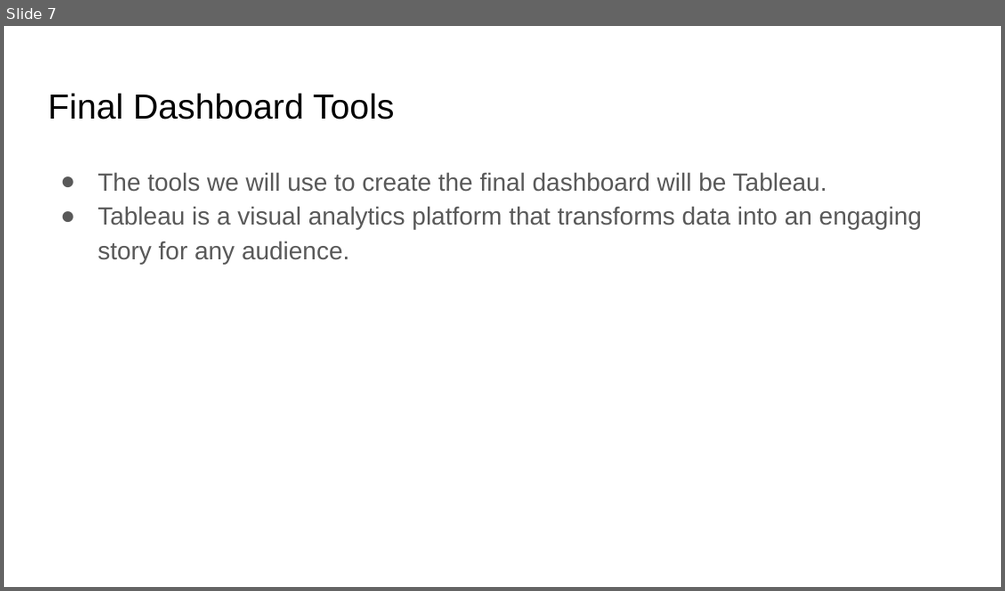
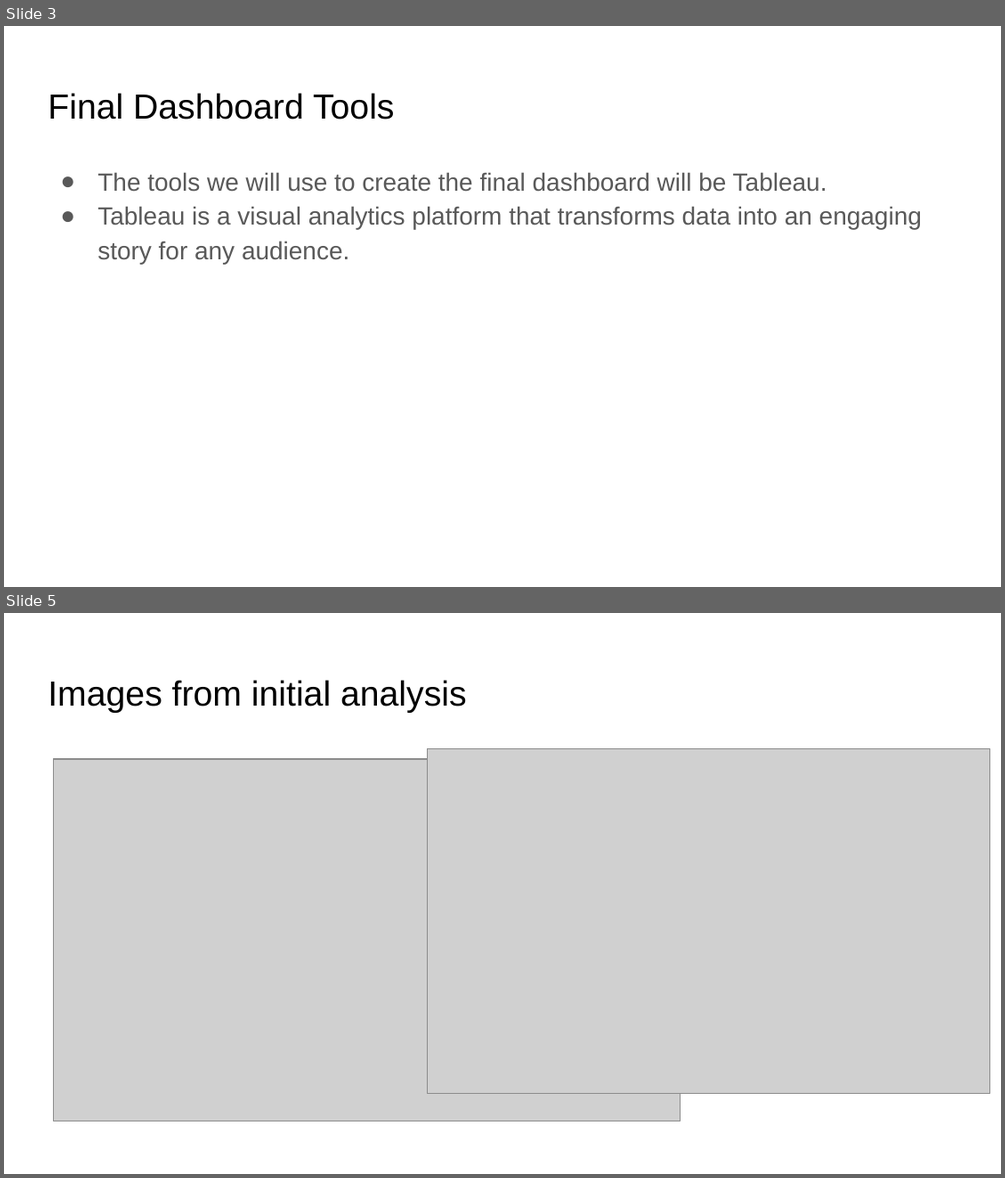
Before and after one commit to Tony-Lew/Team_3_Project, a slide deck: Dashboard Blueprint.pptx. Shown one above the other, each under a label of ours: slide 7 before the commit, slides 3 and 5 after it; the slides between them are not shown. The pictures are 1005x591 and 1005x1178 pixels, drawn with LibreOffice and Linux fonts; fonts in the diff are those of the drawing; grey boxes stand for pictures. Boxes give left, top, right and bottom in pixels: in the first picture for what was removed or moved away, otherwise in the second. Text is boxed around its words. In the diff, an @@ line names an element or a change of style, - is before the commit and + after.

```diff
--- a/Dashboard Blueprint.pptx
+++ b/Dashboard Blueprint.pptx
@@ slide 5 added at (4, 613, 1001, 1174), background #FFFFFF @@
@@ title added at (48, 680, 467, 713), 25.2 pt, text #000000 @@
+Images from initial analysis
@@ picture added at (54, 759, 680, 1120) @@
@@ picture added at (428, 748, 990, 1094) @@
@@ what was slide 7 is now slide 3 @@
```
Also in this commit, not shown: 1 slide changed, 5 other slides added, 5 slides removed.
